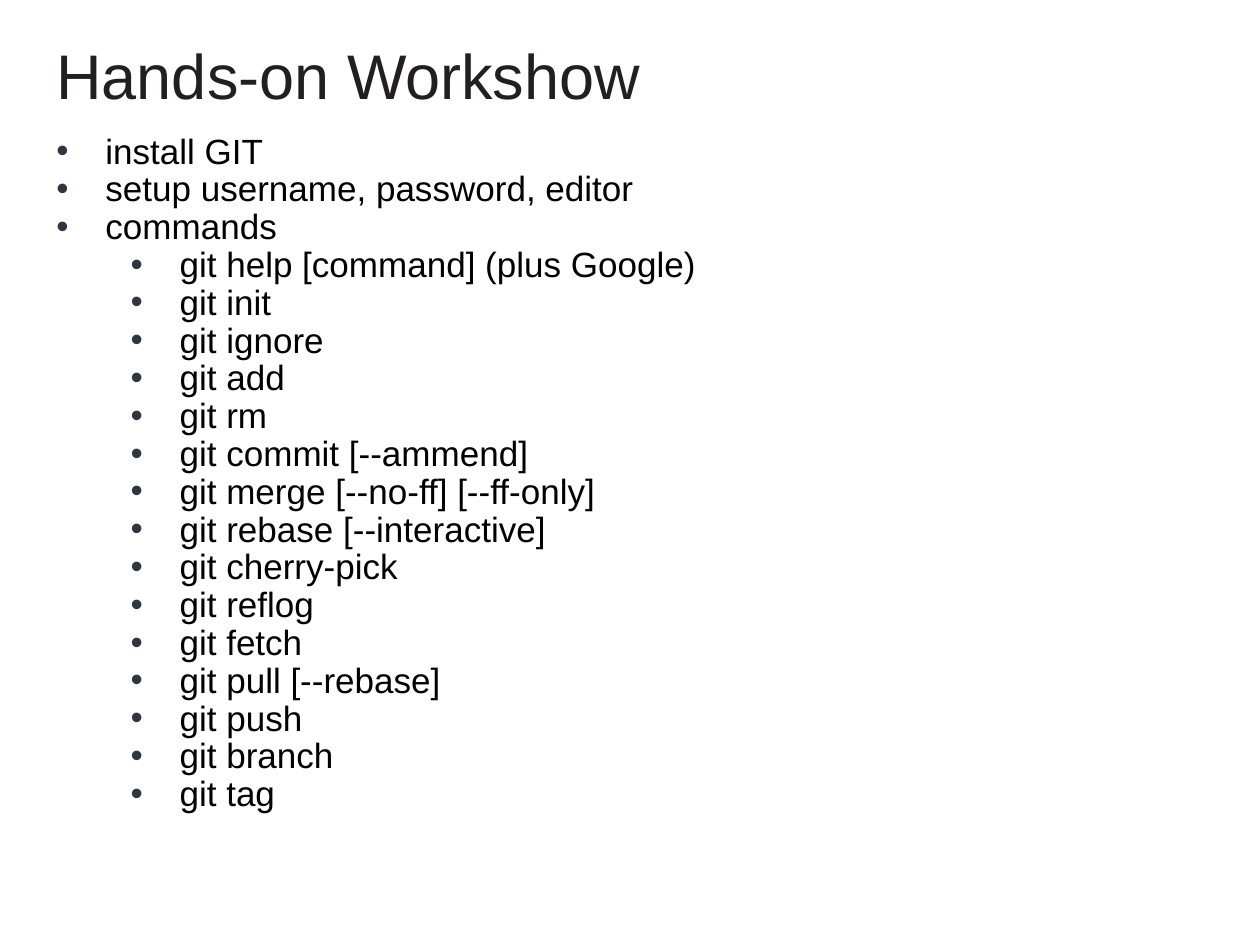
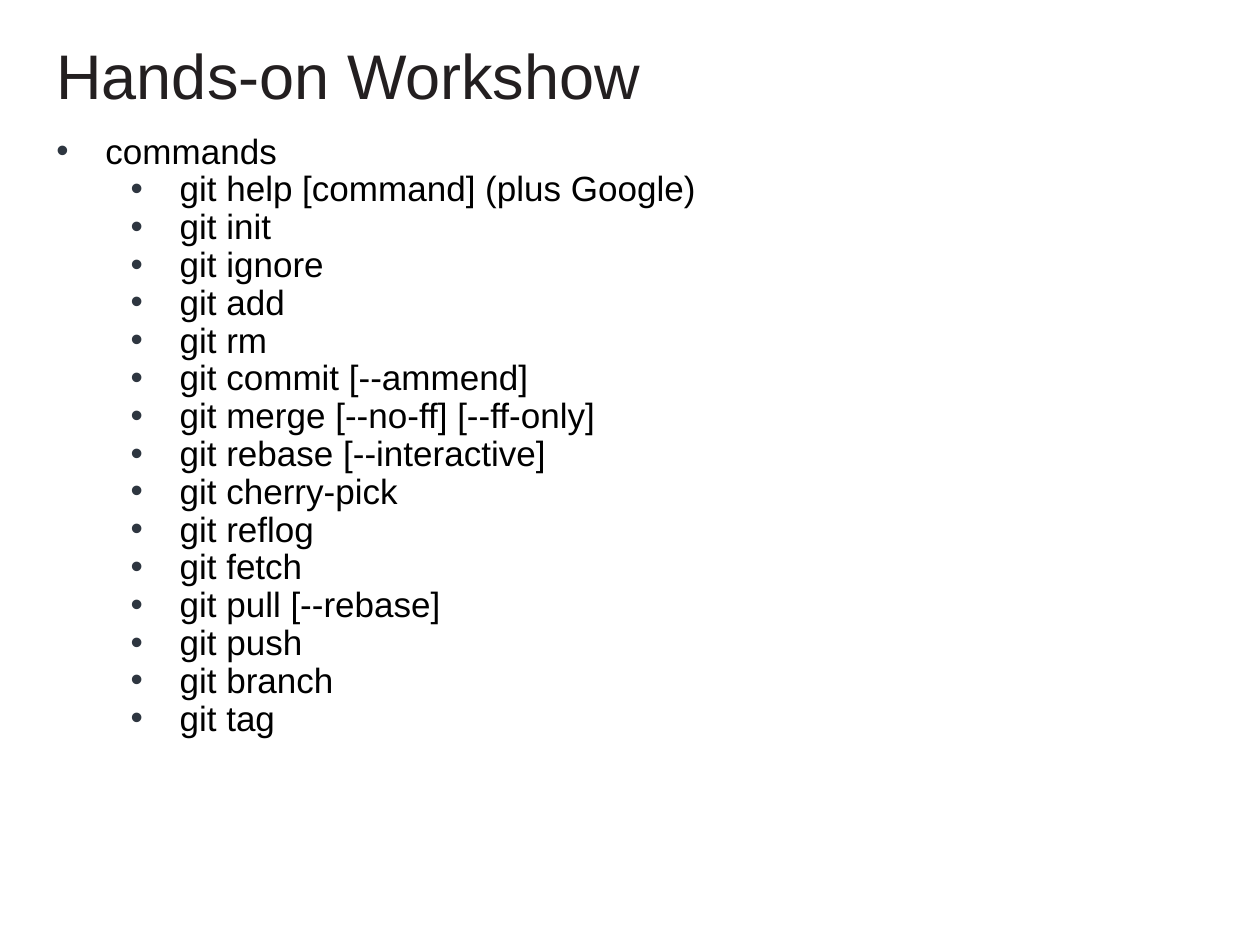
Before and after one commit to cvmocanu/git-presentation, a slide deck: slide 62 of GIT Presentation.pptx. Drawn at 1260x945 pixels with LibreOffice and Linux fonts; fonts in the diff are those of the drawing; background and template pictures are left out. Boxes give left, top, right and bottom in pixels: in the first picture for what was removed or moved away, otherwise in the second. Text is boxed around its words. In the diff, an @@ line names an element or a change of style, - is before the commit and + after.

```diff
--- a/GIT Presentation.pptx
+++ b/GIT Presentation.pptx
@@ text at [105, 138, 633, 208]: paragraphs removed @@
-• install GIT
-• setup username, password, editor
```
Also in this commit, not shown: 1 other slide changed, 2 other files.
